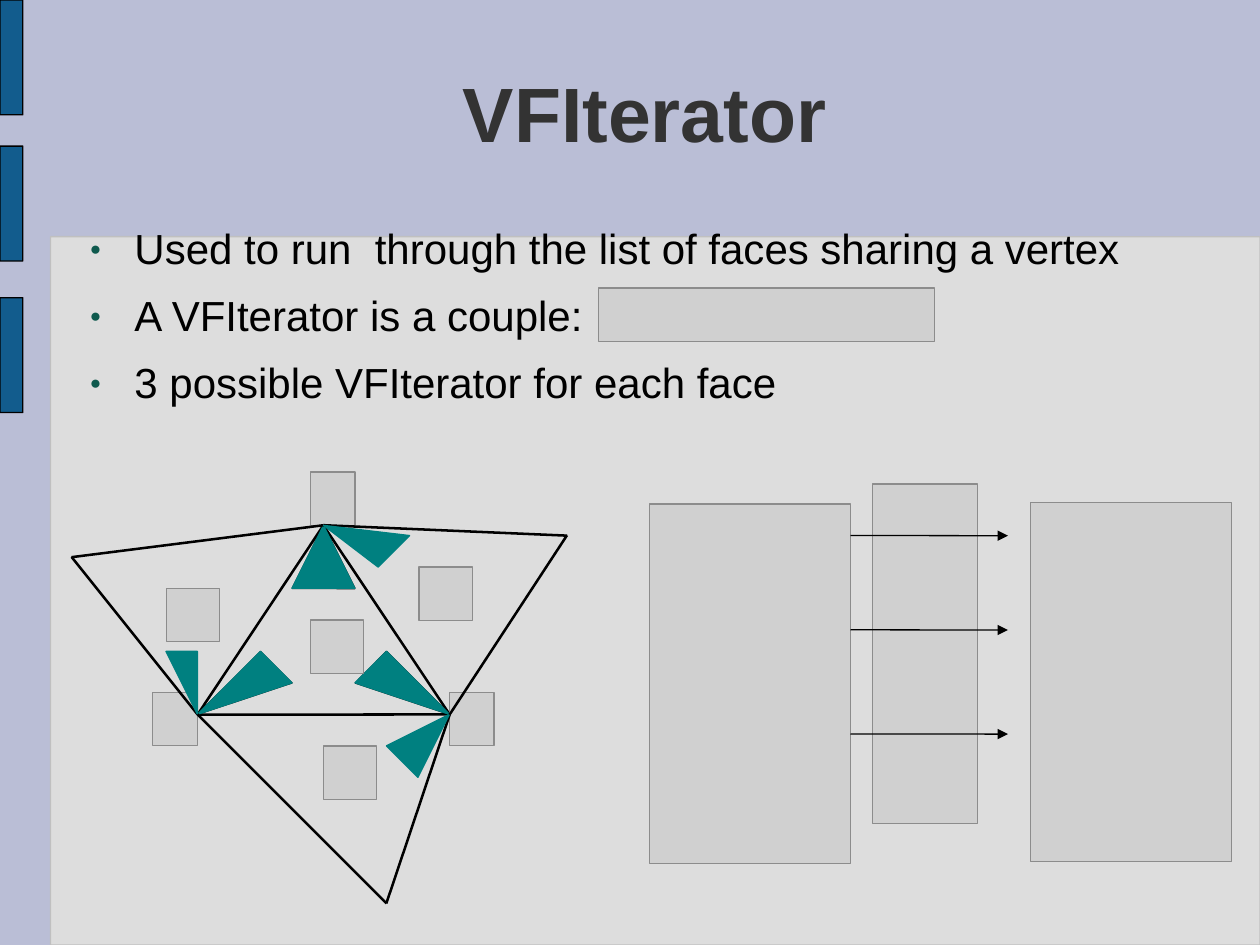
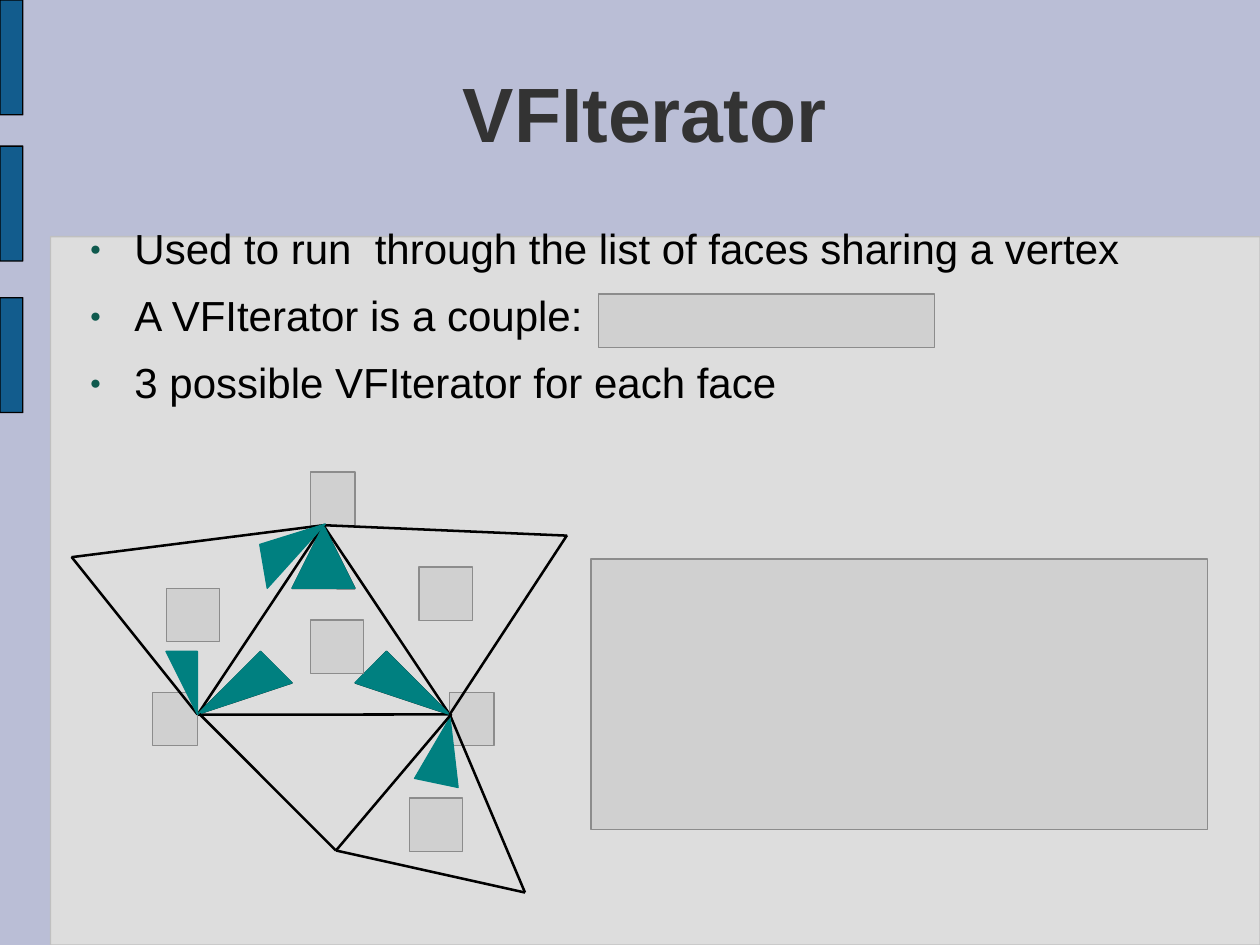
Before and after one commit to prototypable/vcglib, a slide deck: slide 25 of docs/introduction to vcg.ppt (slide 22 before the commit). Drawn at 1260x945 pixels with LibreOffice and Linux fonts; fonts in the diff are those of the drawing; grey boxes stand for pictures. Boxes give left, top, right and bottom in pixels: in the first picture for what was removed or moved away, otherwise in the second. Text is boxed around its words. In the diff, an @@ line names an element or a change of style, - is before the commit and + after.

```diff
--- a/docs/introduction to vcg.ppt
+++ b/docs/introduction to vcg.ppt
@@ picture: place and size @@
-picture at bbox=[598, 289, 935, 341]
+picture at bbox=[598, 294, 935, 346]
@@ freeform shape at bbox=[242, 500, 325, 594]: rotation 0 to 125 degrees; outline redrawn @@
@@ picture removed at bbox=[649, 504, 850, 863] @@
@@ picture removed at bbox=[1031, 503, 1232, 862] @@
@@ arrow removed from (850, 536) to (1008, 536) @@
@@ picture: place and size @@
-picture at bbox=[872, 484, 978, 823]
+picture at bbox=[591, 559, 1207, 830]
@@ arrow removed from (850, 630) to (1008, 630) @@
@@ line moved from (198, 714) - (387, 903) to (336, 850) - (199, 714) @@
@@ line added from (336, 850) to (451, 714), #000000 1.45 pt @@
@@ freeform shape at bbox=[397, 717, 485, 805]: rotation 0 to 326 degrees; outline redrawn @@
@@ line moved from (450, 714) - (387, 903) to (450, 714) - (525, 892) @@
@@ arrow removed from (850, 733) to (1008, 735) @@
@@ picture: place and size @@
-picture at bbox=[324, 746, 377, 799]
+picture at bbox=[410, 798, 462, 850]
@@ line added from (336, 850) to (525, 892), #000000 1.45 pt @@
```
Also in this commit, not shown: 10 other slides changed, 9 slides added, 1 slide removed.
